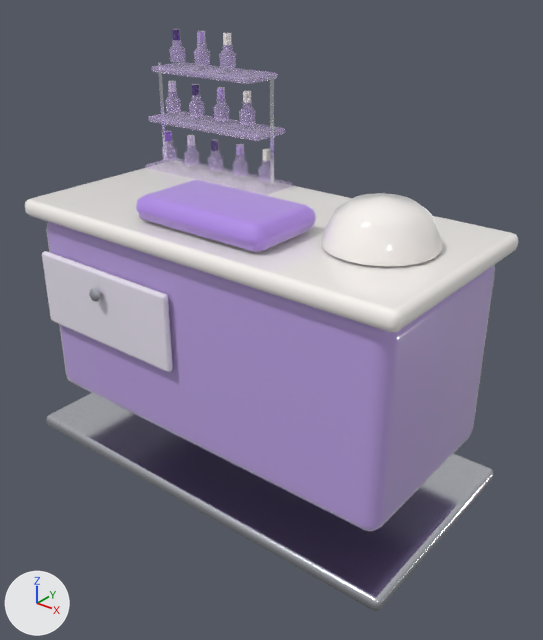
What one commit did to the glTF model public/assets/interiors/salao/manicure_table.glb.
Camera for both pictures: a 50 mm camera at (1.217, -1.453, 1.367) aimed at (0.068, -0.017, 0.476). The axes (+X, +Y, +Z) are drawn at lower left. The lights are the same throughout. The first picture is the older version.

The first picture shows 'manicure_table'.
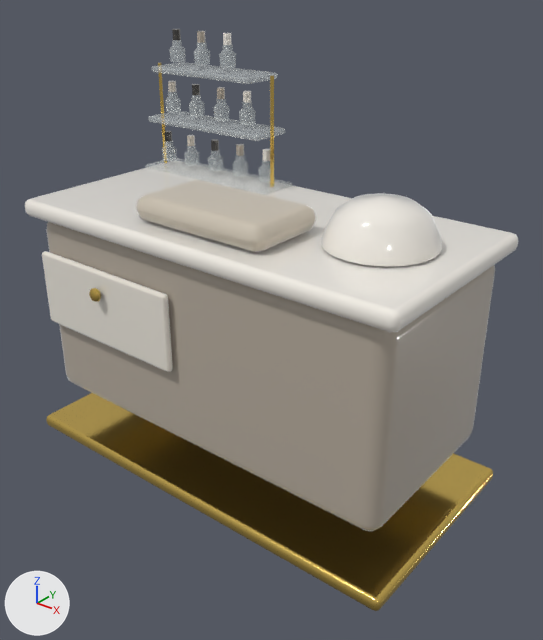
Changed parts and their boxes (x1, y1, x2, y2) in the pictures (543 x 640 px):
'manicure_table', recoloured
    both: (26, 29, 496, 611)

What the commit changed:
Material 'base.004' (mat_base_004) changes colour from purple #c1a5ea to grey #b9ae9f; in linear values from (0.533, 0.376, 0.823) to (0.485, 0.423, 0.347).
Material 'trim.004' (mat_trim_004) changes colour from white #e3e6ee to yellow #f2cf6e; in linear values from (0.768, 0.791, 0.855) to (0.888, 0.624, 0.156).
Material 'fabric.004' (mat_fabric_004) changes colour from purple #b08ae8 to light grey #c9bfae; in linear values from (0.434, 0.254, 0.807) to (0.584, 0.521, 0.423).
